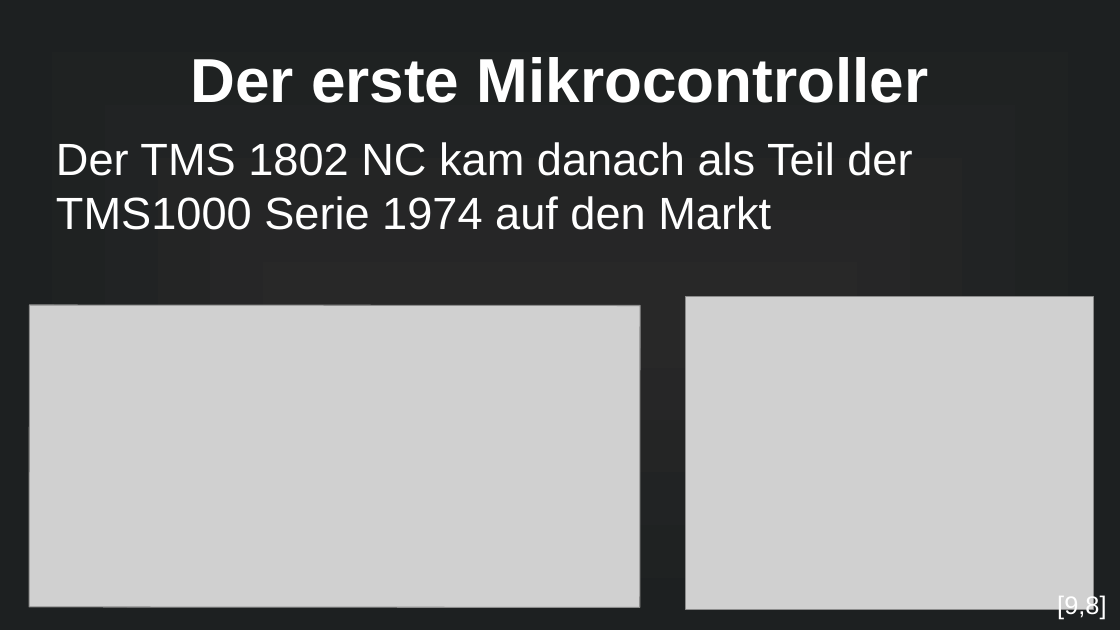
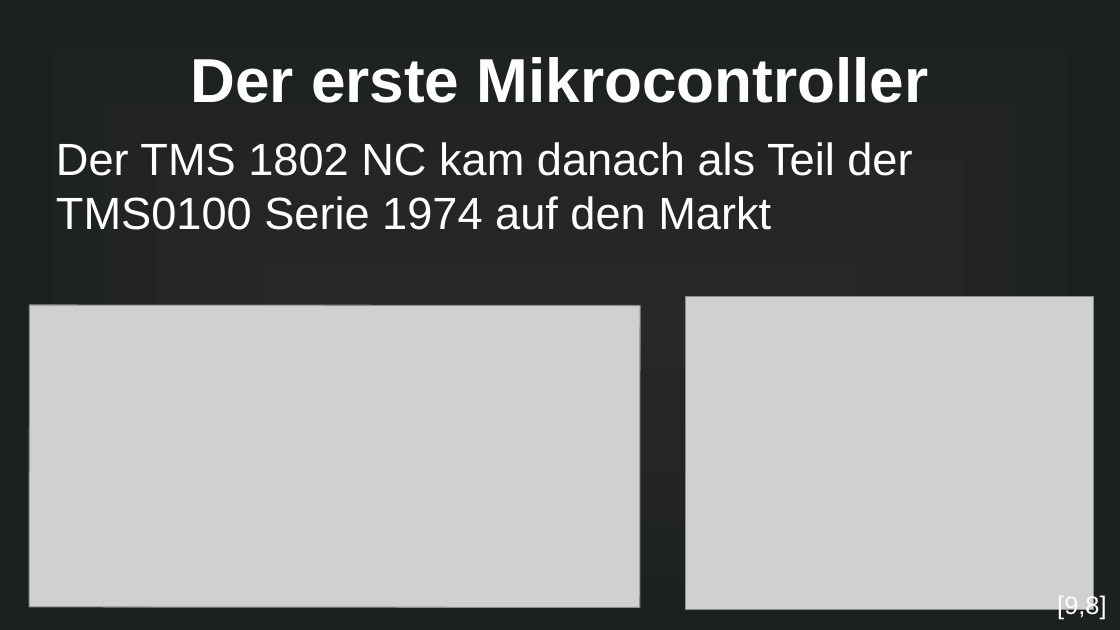
Before and after one commit to MuffinKran24/IMP_GFS, a slide deck: slide 3 of Mikrocontroller_GFS.odp. Drawn at 1120x630 pixels with LibreOffice and Linux fonts; fonts in the diff are those of the drawing; grey boxes stand for pictures. Boxes give left, top, right and bottom in pixels: in the first picture for what was removed or moved away, otherwise in the second. Text is boxed around its words. In the diff, an @@ line names an element or a change of style, - is before the commit and + after.

```diff
--- a/Mikrocontroller_GFS.odp
+++ b/Mikrocontroller_GFS.odp
@@ text at (x1=56, y1=142, x2=912, y2=230): text changed @@
-Der TMS 1802 NC kam danach als Teil der TMS1000 Serie 1974 auf den Markt
+Der TMS 1802 NC kam danach als Teil der TMS0100 Serie 1974 auf den Markt
```
Also in this commit, not shown: 1 slide added, 5 other files.
